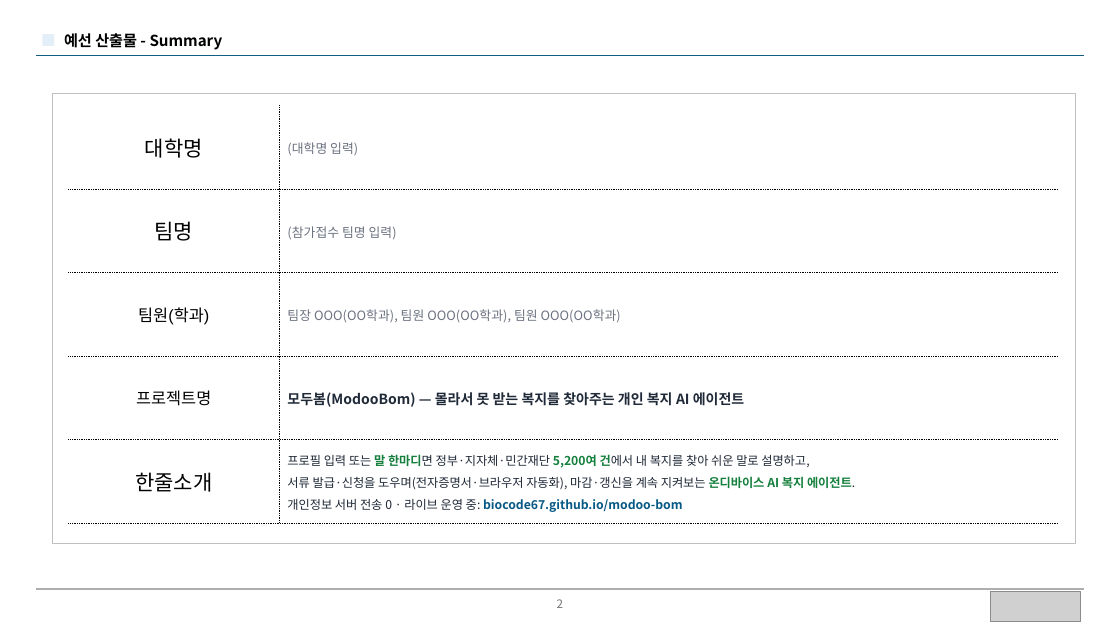
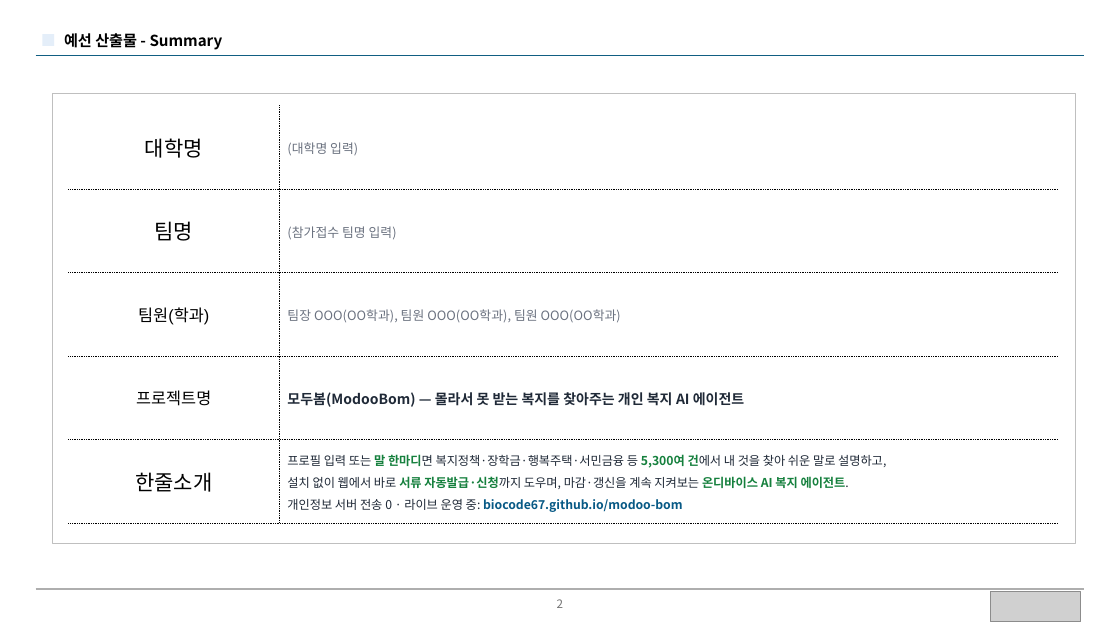
Before and after one commit to BioCode67/modoo-bom, a slide deck: slide 2 of docs/제출/모두봄-예선기획서-14p.pptx. Drawn at 1120x630 pixels with LibreOffice and Linux fonts; fonts in the diff are those of the drawing; grey boxes stand for pictures. Boxes give left, top, right and bottom in pixels: in the first picture for what was removed or moved away, otherwise in the second. Text is boxed around its words. In the diff, an @@ line names an element or a change of style, - is before the commit and + after.

Commit message:
docs(제출): 예선 기획서 v2 — 아이디어 기획서 12장 확장(총 14p)·확장프로그램 언급 제거·커버리지 강조
- 구성 변경: 표지+Summary+아이디어 기획서 12장 = 14p (최종산출물·부록 제외판) + 20p 규정안전판 별도 보관
- 확장프로그램 언급 0 — '설치 없이 웹에서 바로 서류 자동발급·신청' 메시지로 통일(본인 확인만 사람)
- 커버리지 명시: 복지정책·복지서비스·장학금·행복주택 등 주택공고·서민금융·민간재단 — 한곳에서
- 신규 페이지: 대화형 입구(새싹이 실화면)·서류→신청 4단계(신청키트 실화면)·사후관리(결과 실화면)·
  신뢰 4원칙 2x2·페르소나 실측(연 767만원 의미)·사회가치·확장 로드맵(NOW/NEXT/FUTURE)
- 수치 최신화: 카탈로그 5,300+·테스트 426·13종·7개 언어. PowerPoint 렌더 14장 전수 육안 검증

```diff
--- a/docs/제출/모두봄-예선기획서-14p.pptx
+++ b/docs/제출/모두봄-예선기획서-14p.pptx
@@ table at (68, 105, 1059, 523) @@
-row 5, column 2: 프로필 입력 또는 말 한마디면 정부·지자체·민간재단 5,200여 건에서 내 복지를 찾아 쉬운 말로 설명하고, / 서류 발급·신청을 도우며(전자증명서·브라우저 자동화), 마감·갱신을 계속 지켜보는 온디바이스 AI 복지 에이전트. / 개인정보 서버 전송 0 · 라이브 운영 중: biocode67.github.io/modoo-bom
+row 5, column 2: 프로필 입력 또는 말 한마디면 복지정책·장학금·행복주택·서민금융 등 5,300여 건에서 내 것을 찾아 쉬운 말로 설명하고, / 설치 없이 웹에서 바로 서류 자동발급·신청까지 도우며, 마감·갱신을 계속 지켜보는 온디바이스 AI 복지 에이전트. / 개인정보 서버 전송 0 · 라이브 운영 중: biocode67.github.io/modoo-bom
```
Also in this commit, not shown: 9 other slides changed, 4 slides added, 4 slides removed, 2 other files.
